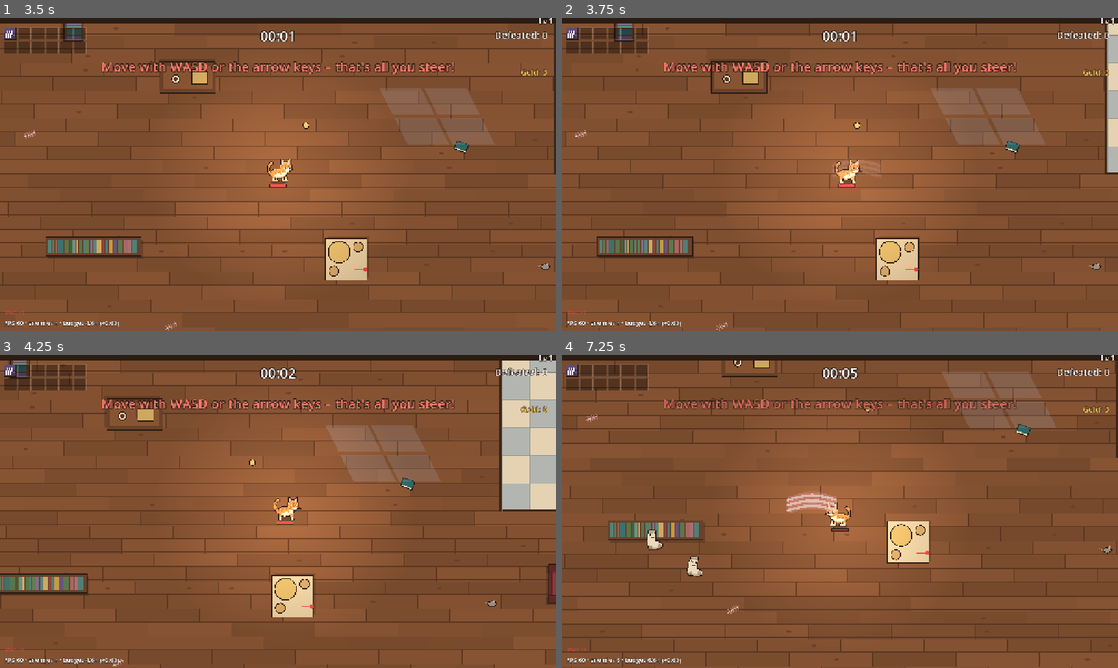
Above: before the commit, frames 1-4 (two rows, left to right).
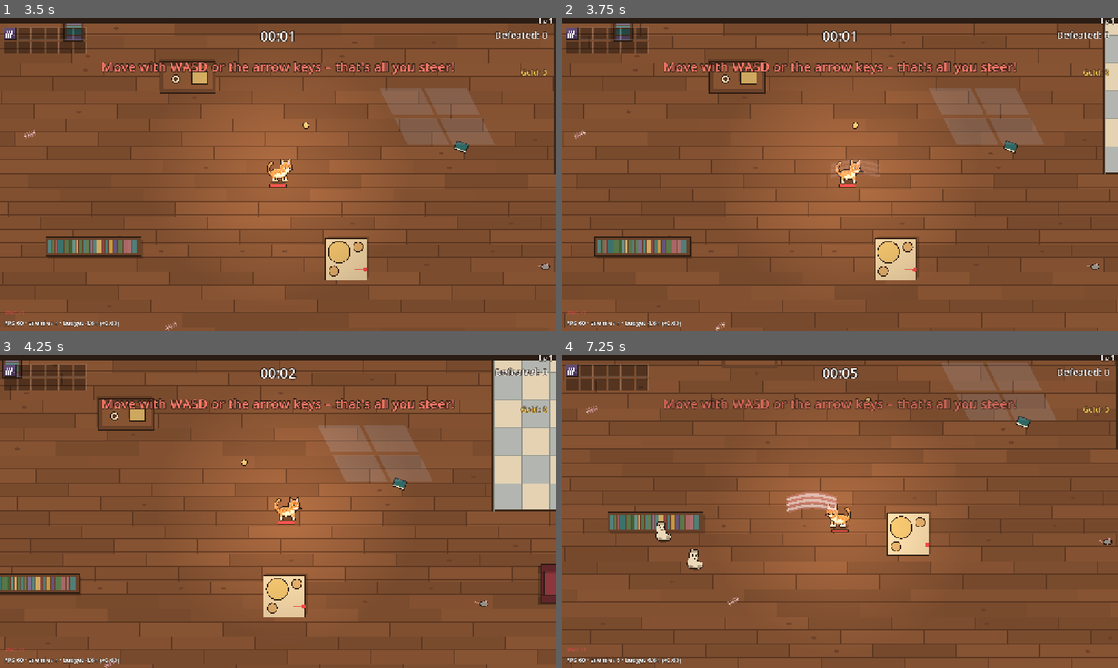
Above: after the commit, the same moments.

Repository: johnniccon01/cat-survivors
Game: Godot game, scene res://scenes/main_menu.tscn
Two runs of this game, one before a commit and one after it. Both use one fixed random seed, a clock stepped at 60 frames per second and the inputs below.
Inputs (mouse positions are in pixels of both pictures, inside the frame that each line leads up to):
- Up to frame 1 (3.5 s): click "Play" at 0.5 s; click "Play" at 1.25 s; tap Enter (ui_accept) at 2 s; drag from (50, 227) to (333, 105) at 2.02 s; drag from (166, 190) to (250, 237) at 2.77 s
- Up to frame 2 (3.75 s): tap Enter (ui_accept) at 3.5 s; move the mouse to (895, 105) at 3.52 s; hold D (move_right) from 3.53 s (still down); hold C (charms) from 3.53 s (still down); click (895, 105) at 3.67 s
- Up to frame 3 (4.25 s): keep holding D (move_right); keep holding C (charms)
- Up to frame 4 (7.25 s): release D (move_right) at 4.25 s; release C (charms) at 4.25 s; drag from (812, 574) to (673, 464) at 4.27 s; move the mouse to (1006, 558) at 5.02 s; hold A (move_left) 5.03-5.75 s; hold E (endless) 5.03-5.75 s; click (1006, 558) at 5.17 s; tap U (shop) at 5.27, 5.57 s; drag from (673, 464) to (756, 433) at 5.77 s; move the mouse to (867, 511) at 6.52 s; hold S (move_down) from 6.53 s (still down); hold J (journal) from 6.53 s (still down); click (867, 511) at 6.67 s

Frame 1 is identical in both runs. In frame 2, 3.9% of the frame differs, in the area x 0-100%, y 1-100%; in frame 3, 7.3%; in frame 4, 16%.

Commit message:
Fairer spawns and a quicker cat
Enemies that appear inside the screen (quest guards, ambushes, rings,
summons) fade in for 0.6 s first: a shadow with a red ring that can't
move or hurt yet. The cat is faster (115 instead of 100); plain chasers
never get faster than 85 % of that, enemies speed up by at most 15 %
over a night (was 30 %), their damage grows slower (x2.8 at minute 20
instead of x3.4) and so does their health per cat level. The test bot
dodges again when hurt instead of standing in a quest zone.

Co-Authored-By: Claude Opus 5.5 <noreply@anthropic.com>

Diff:
--- a/scripts/enemies/enemy.gd
+++ b/scripts/enemies/enemy.gd
@@ -21,6 +21,9 @@
 var dead := false
 var is_prop := false
 var is_boss := false
+## Seconds left of fading in (enemies that appear inside the screen).
+const SPAWN_IN := 0.6
+var spawn_in := 0.0
 var is_elite := false
 ## Set when a swarm enemy has run its course; the manager removes it.
 var wants_despawn := false
@@ -191,6 +194,12 @@
 
 
 func tick(delta: float, target: Vector2, push: Vector2) -> void:
+	# Appearing on screen: a shadow first, harmless and still, then the enemy.
+	if spawn_in > 0.0:
+		spawn_in -= delta
+		self_modulate.a = clampf(1.0 - spawn_in / SPAWN_IN, 0.15, 1.0)
+		queue_redraw()
+		return
 	var dir := (target - position).normalized()
 	var move := dir * speed
 	if _charge_t > 0.0:
@@ -469,6 +478,9 @@
 
 func _draw() -> void:
 	var r := radius / _base_scale
+	if spawn_in > 0.0:
+		var k := 1.0 - spawn_in / SPAWN_IN
+		draw_arc(Vector2(0, r * 0.5), r + 6.0 * (1.0 - k), 0.0, TAU, 20, Color(1.0, 0.35, 0.3, 0.8), 1.5)
 	if champion != "":
 		draw_colored_polygon(Shapes.ellipse(Vector2(0, r + 1), r + 4, 4.5), Color(_champion_color, 0.35))
 		draw_arc(Vector2(0, -1), r + 3.0, 0.0, TAU, 20, Color(_champion_color, 0.8), 1.0)
--- a/scripts/enemies/enemy_manager.gd
+++ b/scripts/enemies/enemy_manager.gd
@@ -38,6 +38,10 @@
 ## Enemies further than this from the player get moved back in front of them.
 var relocate_distance := 600.0
 var spawn_radius := 400.0
+## Half the visible area around the cat (1280x720 at zoom 2, plus a margin).
+const ON_SCREEN := Vector2(340.0, 200.0)
+## Plain chasers top out at this share of the cat's base speed.
+const CHASER_MAX_SPEED := 0.85
 
 var _grid: Dictionary = {}
 
@@ -57,7 +61,14 @@
 	if not enemy.persistent:
 		enemy.damage *= damage_mult
 		enemy.speed *= speed_mult
+	if not enemy.is_boss and GameData.enemies[id].get("behavior", "chase") == "chase":
+		enemy.speed = minf(enemy.speed, Player.BASE_SPEED * CHASER_MAX_SPEED)
 	enemy.position = pos
+	# Something appearing where you can see it gets a moment to be seen first.
+	if player != null and not enemy.is_prop and not GameData.enemies[id].get("final", false):
+		var off := pos - player.position
+		if absf(off.x) < ON_SCREEN.x and absf(off.y) < ON_SCREEN.y:
+			enemy.spawn_in = Enemy.SPAWN_IN
 	add_child(enemy)
 	enemies.append(enemy)
 	budget_used += enemy.cost
@@ -235,7 +246,7 @@
 			_apply_arena(enemy)
 		for c in cats:
 			var reach := enemy.radius + Player.RADIUS
-			if not c.is_dead and enemy.position.distance_squared_to(c.position) < reach * reach:
+			if enemy.spawn_in <= 0.0 and not c.is_dead and enemy.position.distance_squared_to(c.position) < reach * reach:
 				c.take_damage(enemy.damage, enemy.fatal)
 	_tick_burning(delta)
 	for i in range(enemies.size() - 1, -1, -1):
--- a/scripts/player/player.gd
+++ b/scripts/player/player.gd
@@ -20,7 +20,7 @@
 const HIT_INVULN := 0.4
 const MAX_WEAPONS := 6
 const MAX_PASSIVES := 6
-const BASE_SPEED := 100.0
+const BASE_SPEED := 115.0
 
 ## Base values of all character stats; passives add to these.
 const BASE_STATS := {
@@ -392,9 +392,9 @@
 	_bot_t += delta
 	var wander := Vector2(cos(_bot_t * 0.3), sin(_bot_t * 0.5))
 	var manager: EnemyManager = get_tree().get_first_node_in_group("enemy_manager")
-	# Standing in a quest zone matters more than dodging.
+	# Standing in a quest zone matters more than dodging (while healthy).
 	var quest_here: Quest = get_parent().quests.active if get_parent().get("quests") else null
-	if quest_here != null and quest_here.started and quest_here.target_position().distance_to(position) < 40.0:
+	if quest_here != null and quest_here.started and hp > max_hp * 0.5 and quest_here.target_position().distance_to(position) < 40.0:
 		var stay := quest_here.target_position() - position
 		return stay.normalized() if stay.length() > 6.0 else Vector2.ZERO
 	var away := Vector2.ZERO
--- a/scripts/spawner.gd
+++ b/scripts/spawner.gd
@@ -27,12 +27,12 @@
 const SPAWN_MARGIN := 40.0
 ## Enemy health +3.5 % per cat level above this one.
 const LEVEL_SCALING_FROM := 10
-const LEVEL_SCALING := 0.035
+const LEVEL_SCALING := 0.022
 ## Enemies hit harder as the night goes on, slowly at first and then faster
 ## (damage x(1 + 0.006 * minute²): x1.15 at 5, x1.6 at 10, x2.35 at 15, x3.4
 ## at 20) and get a little faster (+1.5 % per minute, at most +30 %), so a
 ## strong late-game cat still has to watch out.
-const DAMAGE_PER_MINUTE_SQ := 0.006
+const DAMAGE_PER_MINUTE_SQ := 0.0045
 const CHAMPION_PER_MINUTE := 0.004
 ## Endless night tuning.
 const ENDLESS_HP_PER_MINUTE := 0.6
@@ -41,8 +41,8 @@
 const ENDLESS_SPEED_MAX := 0.4
 const ENDLESS_BOSS_EVERY := 150.0
 const CHAMPION_MAX := 0.06
-const SPEED_PER_MINUTE := 0.015
-const SPEED_MAX_BONUS := 0.3
+const SPEED_PER_MINUTE := 0.0075
+const SPEED_MAX_BONUS := 0.15
 const ELITE_FROM := 240.0
 const ELITE_HP := 8.0
 const RING_RADIUS := 240.0
